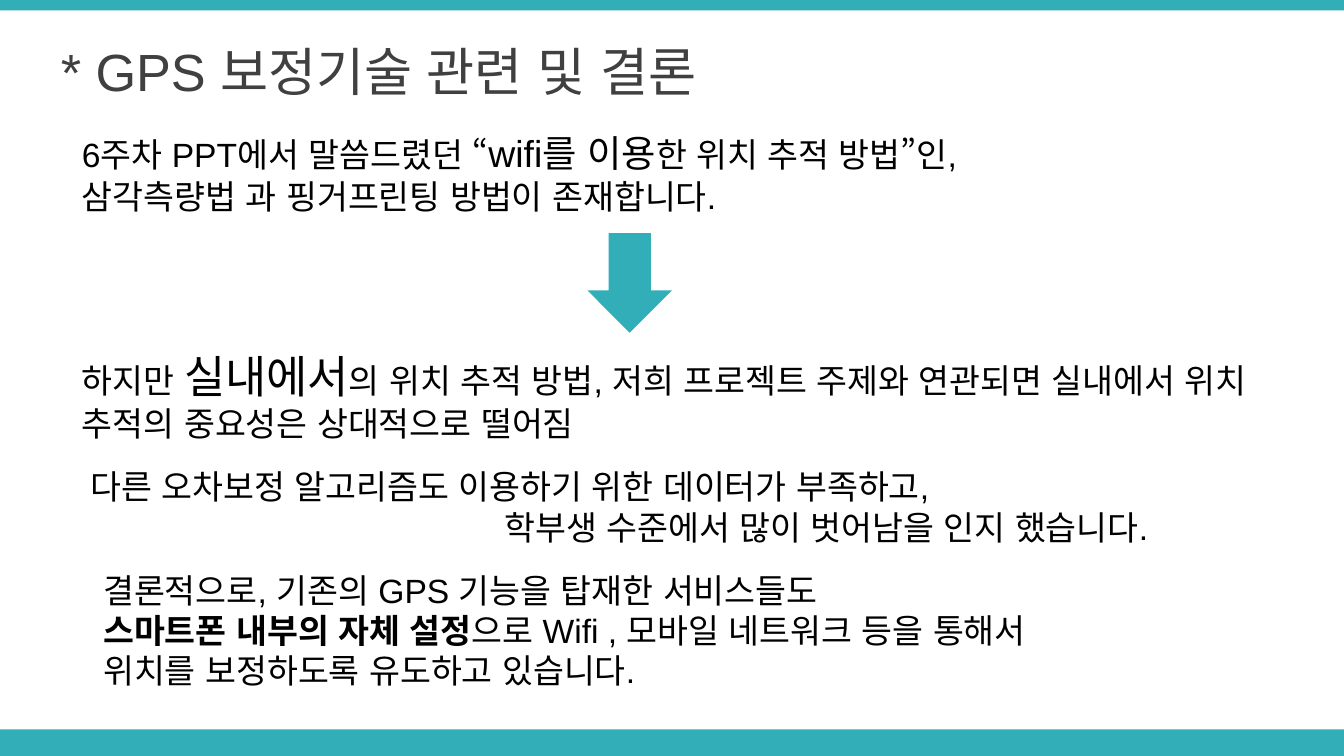
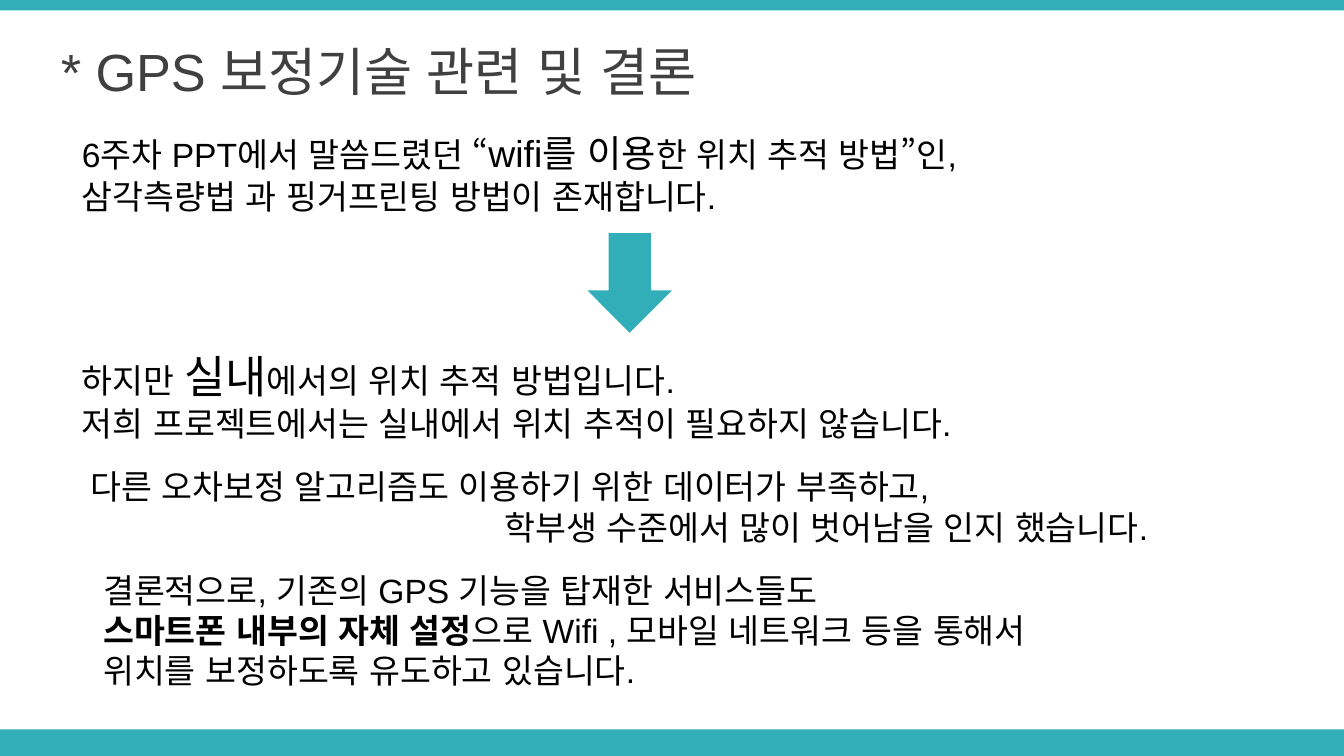
Before and after one commit to LimHyeji/Safety_Assistant, a slide deck: slide 11 of 8주차 중간발표 PPT(6조, 노란돌고래).pptx. Drawn at 1344x756 pixels with LibreOffice and Linux fonts; fonts in the diff are those of the drawing. Boxes give left, top, right and bottom in pixels: in the first picture for what was removed or moved away, otherwise in the second. Text is boxed around its words. In the diff, an @@ line names an element or a change of style, - is before the commit and + after.

```diff
--- a/8주차 중간발표 PPT(6조, 노란돌고래).pptx
+++ b/8주차 중간발표 PPT(6조, 노란돌고래).pptx
@@ text at (82, 356, 951, 439): text changed @@
-하지만 실내에서의 위치 추적 방법, 저희 프로젝트 주제와 연관되면 실내에서 위치 추적의 중요성은 상대적으로 떨어짐
+하지만 실내에서의 위치 추적 방법입니다.
+저희 프로젝트에서는 실내에서 위치 추적이 필요하지 않습니다.
```
Also in this commit, not shown: 4 other slides changed.
